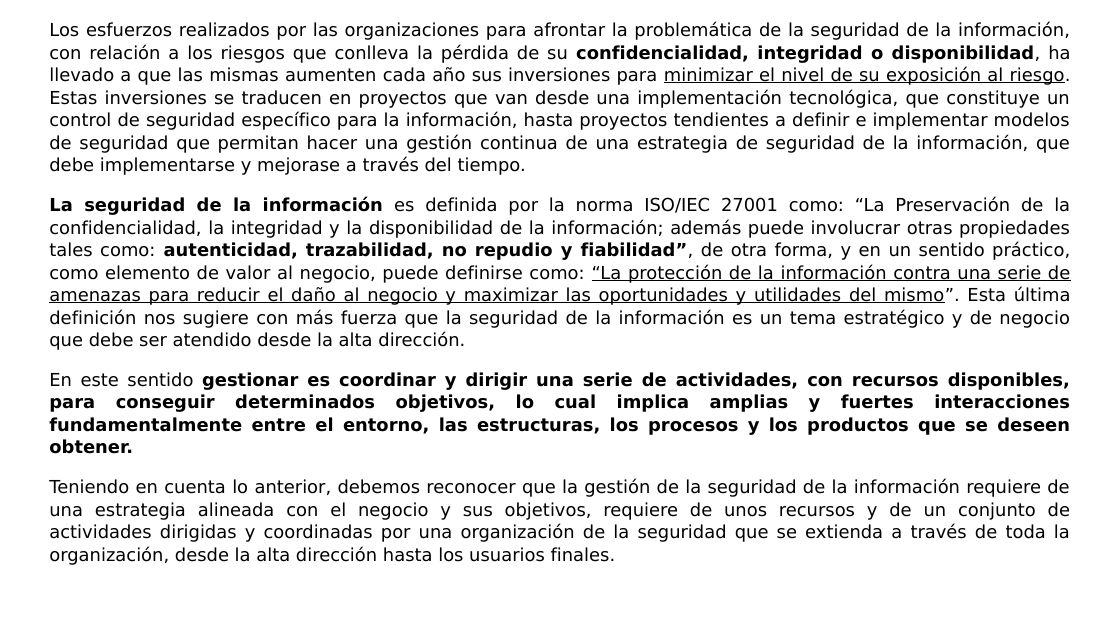
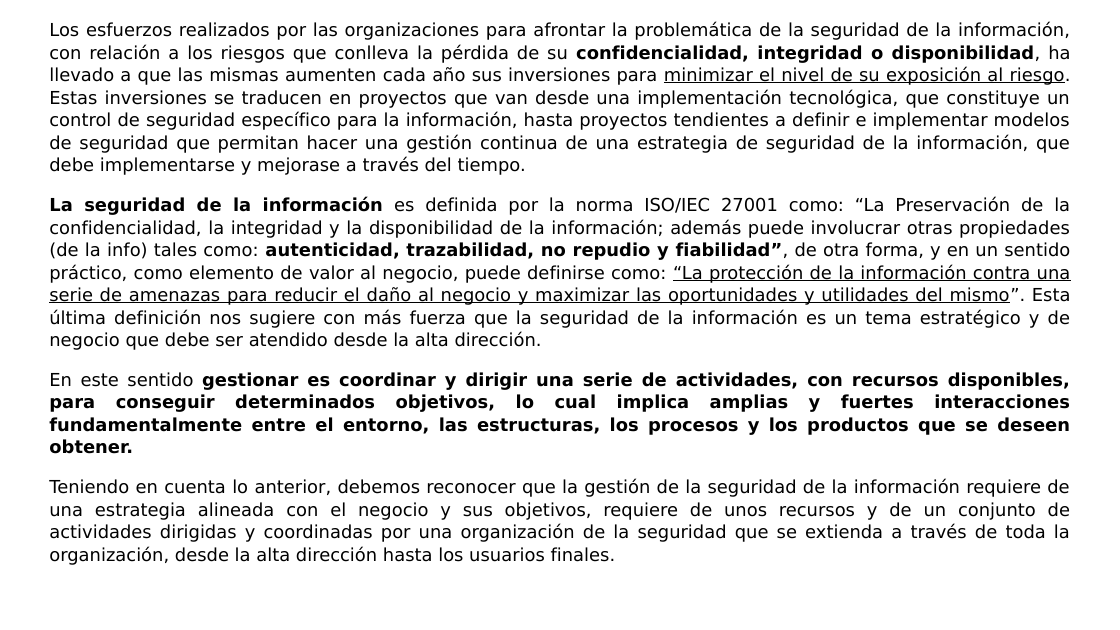
Before and after one commit to lucas-soria/facultad, a slide deck: slide 4 of 4° Año/1° Semestre/Seguridad informatica I/4 Teoria/Clase 6.1 Gestión Integral de Seguridad.pptx. Drawn at 1120x630 pixels with LibreOffice and Linux fonts; fonts in the diff are those of the drawing. Boxes give left, top, right and bottom in pixels: in the first picture for what was removed or moved away, otherwise in the second. Text is boxed around its words. In the diff, an @@ line names an element or a change of style, - is before the commit and + after.

Commit message:
Seguridad I y notas

```diff
--- a/4° Año/1° Semestre/Seguridad informatica I/4 Teoria/Clase 6.1 Gestión Integral de Seguridad.pptx
+++ b/4° Año/1° Semestre/Seguridad informatica I/4 Teoria/Clase 6.1 Gestión Integral de Seguridad.pptx
@@ text at (49,197,1071,350): text changed @@
-La seguridad de la información es definida por la norma ISO/IEC 27001 como: “La Preservación de la confidencialidad, la integridad y la disponibilidad de la información; además puede involucrar otras propiedades tales como: autenticidad, trazabilidad, no repudio y fiabilidad”, de otra forma, y en un sentido práctico, como elemento de valor al negocio, puede definirse como: “La protección de la información contra una serie de amenazas para reducir el daño al negocio y maximizar las oportunidades y utilidades del mismo”. Esta última definición nos sugiere con más fuerza que la seguridad de la información es un tema estratégico y de negocio que debe ser atendido desde la alta dirección.
+La seguridad de la información es definida por la norma ISO/IEC 27001 como: “La Preservación de la confidencialidad, la integridad y la disponibilidad de la información; además puede involucrar otras propiedades (de la info) tales como: autenticidad, trazabilidad, no repudio y fiabilidad”, de otra forma, y en un sentido práctico, como elemento de valor al negocio, puede definirse como: “La protección de la información contra una serie de amenazas para reducir el daño al negocio y maximizar las oportunidades y utilidades del mismo”. Esta última definición nos sugiere con más fuerza que la seguridad de la información es un tema estratégico y de negocio que debe ser atendido desde la alta dirección.
```
Also in this commit, not shown: 1 other slide changed, 29 other files.
